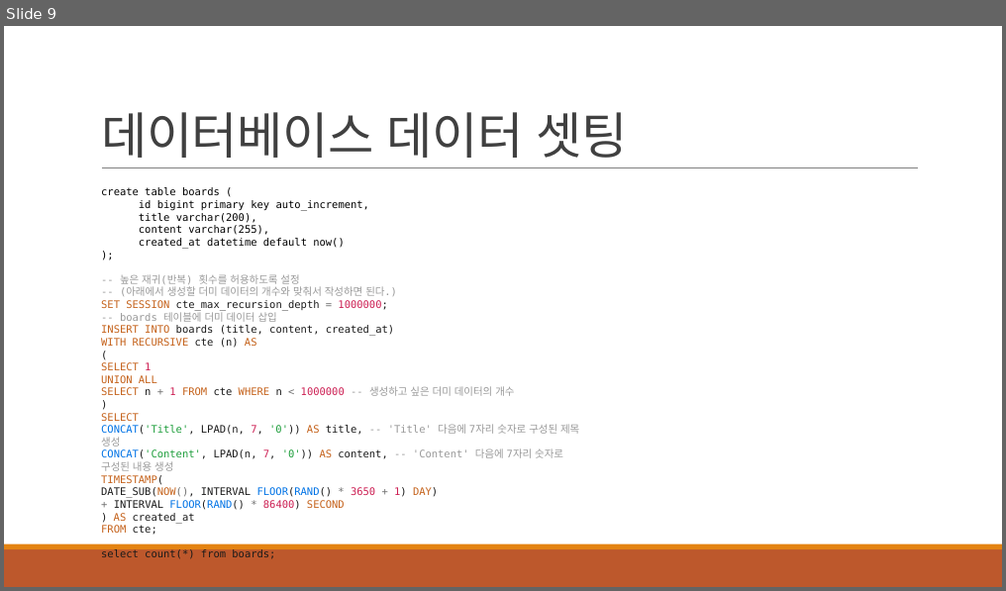
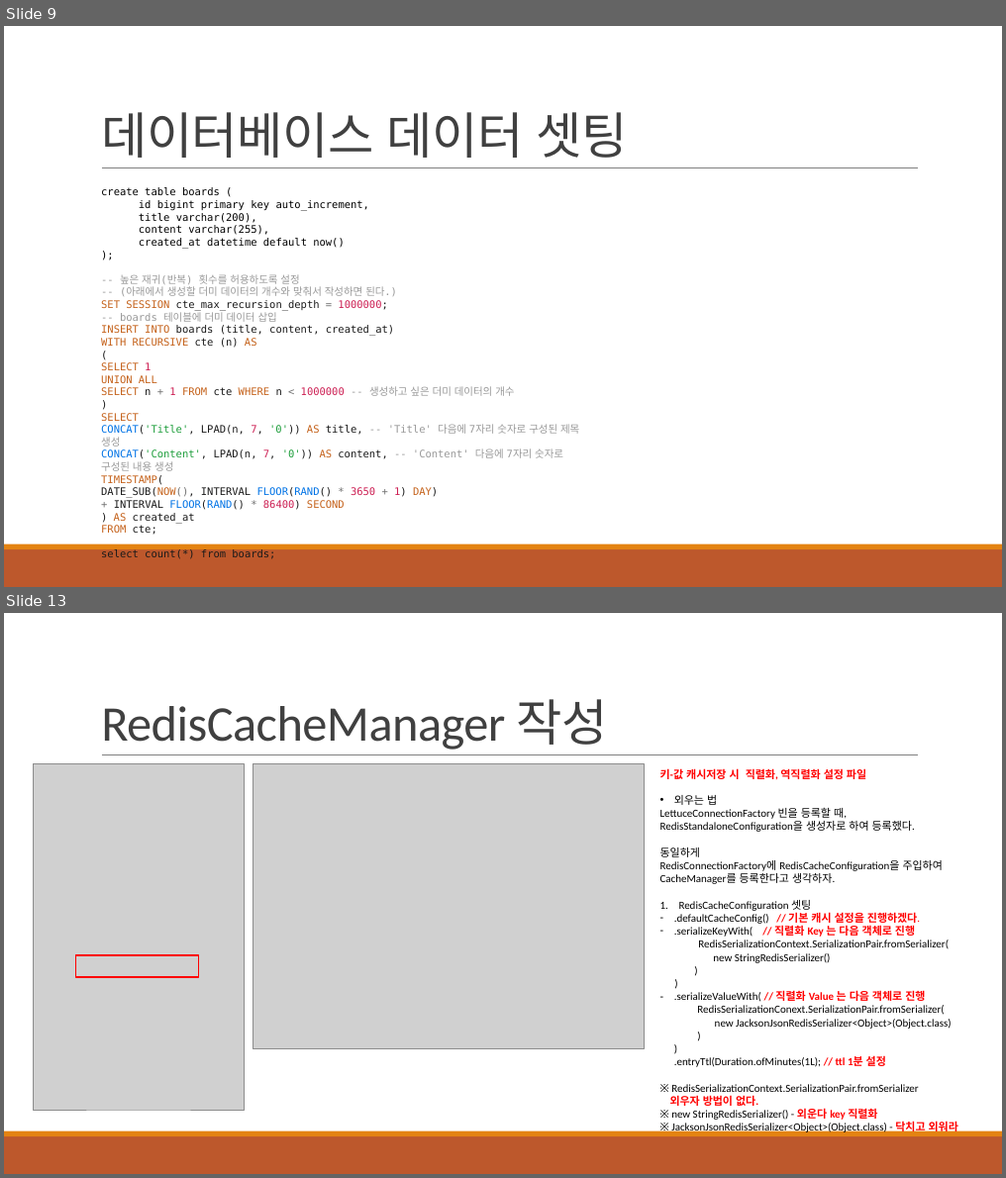
Before and after one commit to khb3025/study-redis-1, a slide deck: 3.로컬 환경 SpringBoot+Redis.pptx. Shown one above the other, each under a label of ours: slide 9 before the commit, slides 9 and 13 after it; the slides between them are not shown. The pictures are 1006x591 and 1006x1178 pixels, drawn with LibreOffice and Linux fonts; fonts in the diff are those of the drawing; grey boxes stand for pictures. Boxes give left, top, right and bottom in pixels: in the first picture for what was removed or moved away, otherwise in the second. Text is boxed around its words. In the diff, an @@ line names an element or a change of style, - is before the commit and + after.

Commit message:
feat : SpringBoot에 Redis Cache 적용
- 적용 미 적용 응답속도 비교

```diff
--- a/3.로컬 환경 SpringBoot+Redis.pptx
+++ b/3.로컬 환경 SpringBoot+Redis.pptx
@@ slide 13 added at <box>4,613,1002,1174</box>, background #FFFFFF; not listed: 3 template elements that a slide beside it also shows @@
@@ title added at <box>101,699,608,750</box>, 48 pt, text #404040 @@
+RedisCacheManager 작성
@@ picture added at <box>33,764,244,1111</box> @@
@@ picture added at <box>252,764,645,1050</box> @@
@@ text added at <box>660,768,958,1135</box>, 10.5 pt, text #000000 @@
+키-값 캐시저장 시 직렬화, 역직렬화 설정 파일
+• 외우는 법
+LettuceConnectionFactory 빈을 등록할 때, RedisStandaloneConfiguration을 생성자로 하여 등록했다.
+동일하게
+RedisConnectionFactory에 RedisCacheConfiguration을 주입하여 CacheManager를 등록한다고 생각하자.
+1. RedisCacheConfiguration 셋팅
+– .defaultCacheConfig() // 기본 캐시 설정을 진행하겠다.
+– .serializeKeyWith( // 직렬화 Key 는 다음 객체로 진행
+  RedisSerializationContext.SerializationPair.fromSerializer(
+  new StringRedisSerializer()
+)
+)
+– .serializeValueWith( // 직렬화 Value 는 다음 객체로 진행
+  RedisSerializationConext.SerializationPair.fromSerializer(
+  new JacksonJsonRedisSerializer<Object>(Object.class)
+  )
+  )
+  .entryTtl(Duration.ofMinutes(1L); // ttl 1분 설정
+※ RedisSerializationContext.SerializationPair.fromSerializer
+외우자 방법이 없다.
+※ new StringRedisSerializer() - 외운다 key 직렬화
+※ JacksonJsonRedisSerializer<Object>(Object.class) - 닥치고 외워라
@@ rectangle added at <box>76,956,199,977</box>, outline #FF0000 1.25 pt @@
```
Also in this commit, not shown: 1 slide changed, 7 other slides added, 9 other files.
